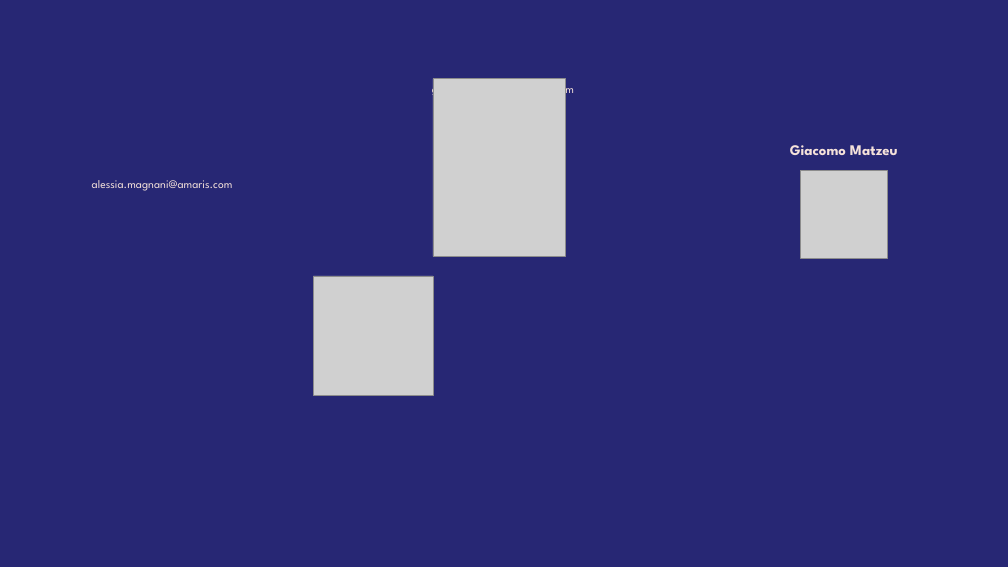
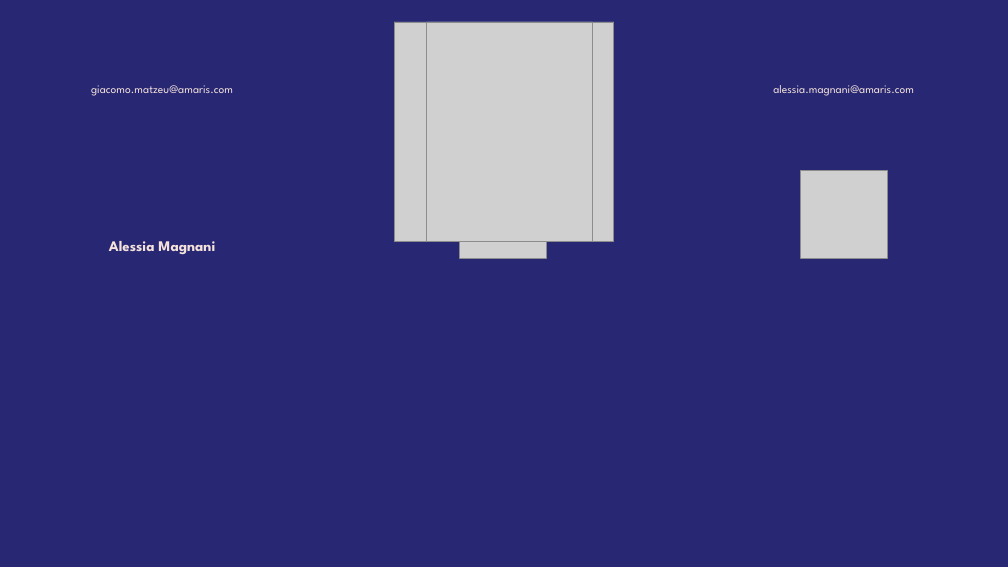
Before and after one commit to GMATZEU42/WS, a slide deck: slide 33 of WS01/WS_1.odp (slide 18 before the commit). Drawn at 1008x567 pixels with LibreOffice and Linux fonts; fonts in the diff are those of the drawing; grey boxes stand for pictures; background and template pictures are left out. Boxes give left, top, right and bottom in pixels: in the first picture for what was removed or moved away, otherwise in the second. Text is boxed around its words. In the diff, an @@ line names an element or a change of style, - is before the commit and + after.

```diff
--- a/WS01/WS_1.odp
+++ b/WS01/WS_1.odp
@@ picture: place and size @@
-picture at [433,79,566,256]
+picture at [394,22,614,242]
@@ picture added at [426,22,592,242] @@
@@ text added at [91,85,233,96], 11 pt, text #F5E2DA @@
+giacomo.matzeu@amaris.com
@@ text "Giacomo Matzeu" at [341,76,665,163]: vertical alignment top to bottom @@
@@ text at [432,81,574,97]: text changed; size 11 to 14 pt; bold on @@
-giacomo.matzeu@amaris.com
+Giacomo Matzeu
@@ text "alessia.magnani@amaris.com" at [773,85,914,96]: vertical alignment bottom to top @@
@@ text at [773,85,914,96]: text changed; size 14 to 11 pt; bold off @@
-Giacomo Matzeu
+alessia.magnani@amaris.com
@@ text "Alessia Magnani" at [109,241,215,255]: vertical alignment top to bottom @@
@@ picture: place and size @@
-picture at [314,276,433,395]
+picture at [460,171,547,258]
@@ text removed at [450,234,556,256] @@
-Alessia Magnani
@@ text at [109,241,215,255]: text changed; size 11 to 14 pt; bold on @@
-alessia.magnani@amaris.com
+Alessia Magnani
```
Also in this commit, not shown: 3 other slides changed, 15 slides added, 7 other files.
